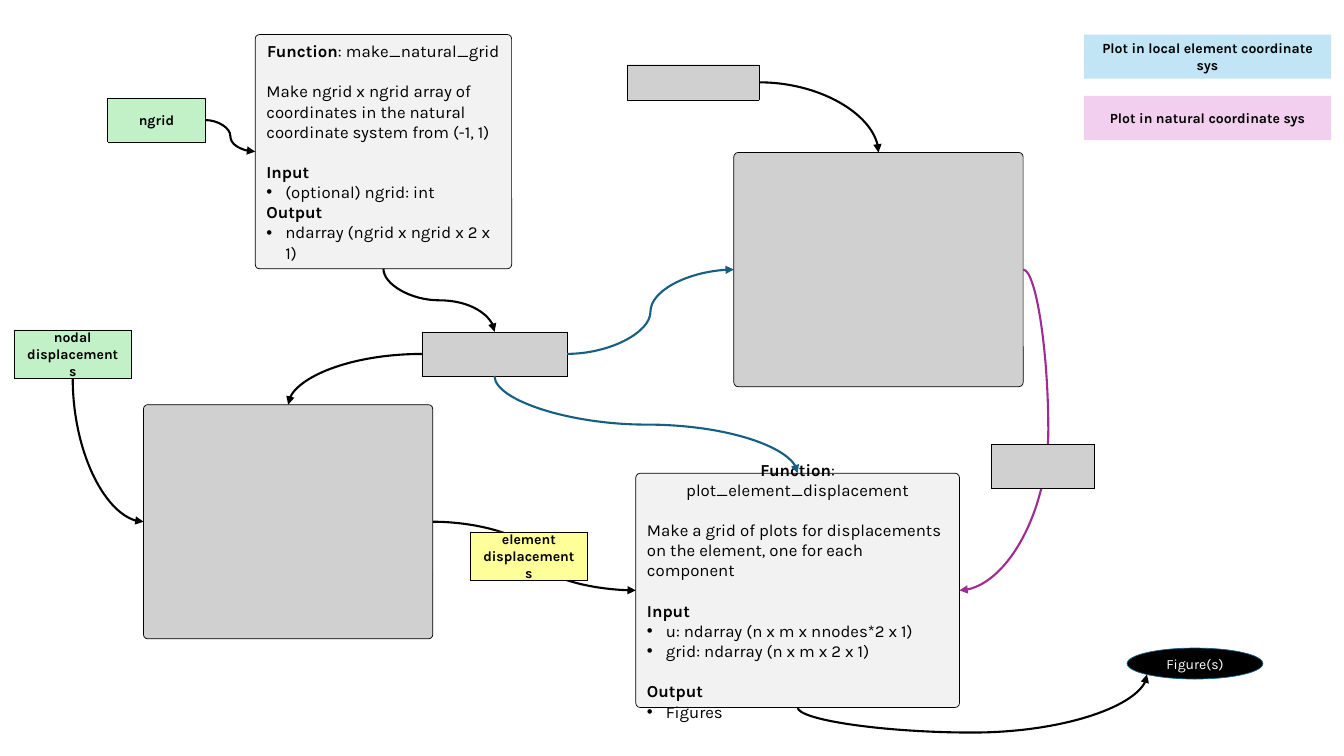
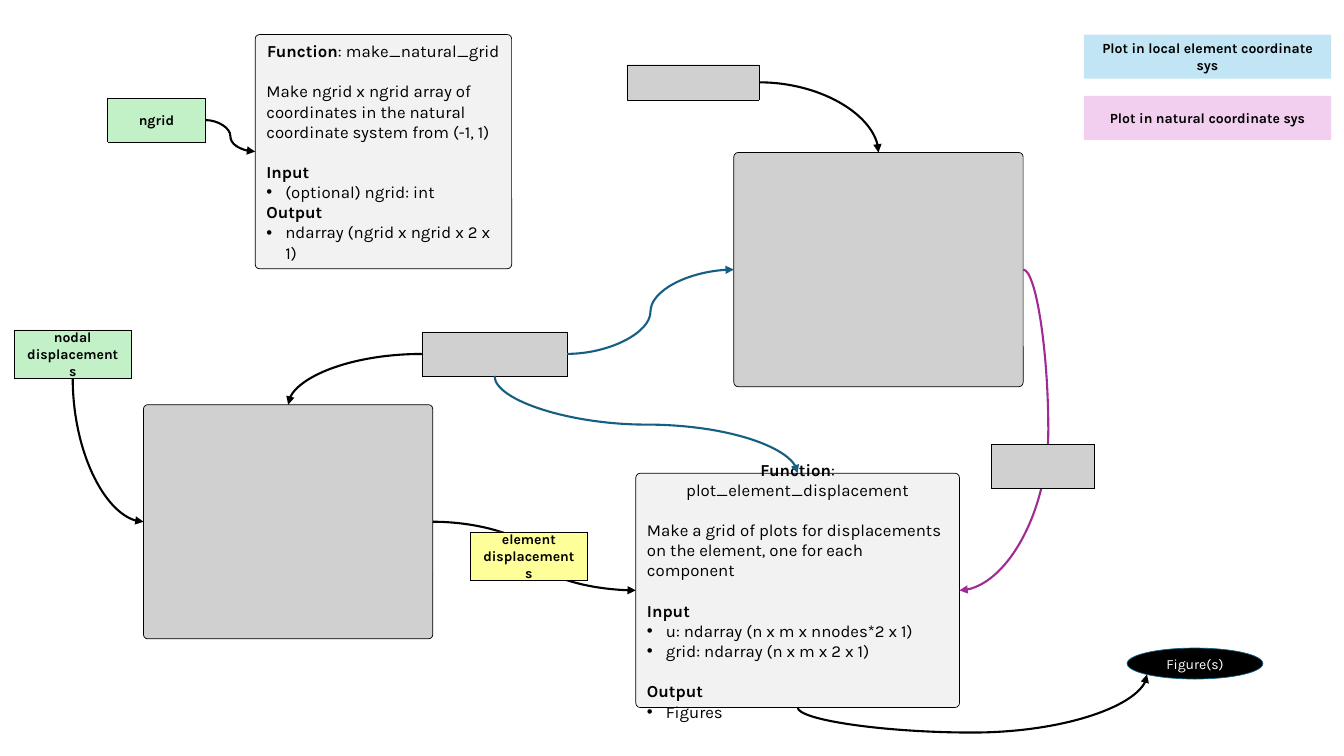
Before and after one commit to mnolaya/theory-of-fea, a slide deck: slide 3 of homeworks/hw_flowcharts.pptx. Drawn at 1344x756 pixels with LibreOffice and Linux fonts; fonts in the diff are those of the drawing; grey boxes stand for pictures. Boxes give left, top, right and bottom in pixels: in the first picture for what was removed or moved away, otherwise in the second. Text is boxed around its words. In the diff, an @@ line names an element or a change of style, - is before the commit and + after.

```diff
--- a/homeworks/hw_flowcharts.pptx
+++ b/homeworks/hw_flowcharts.pptx
@@ curved arrow removed from (383, 269) to (495, 332) @@
```
Also in this commit, not shown: 1 other slide changed, 4 other files.
